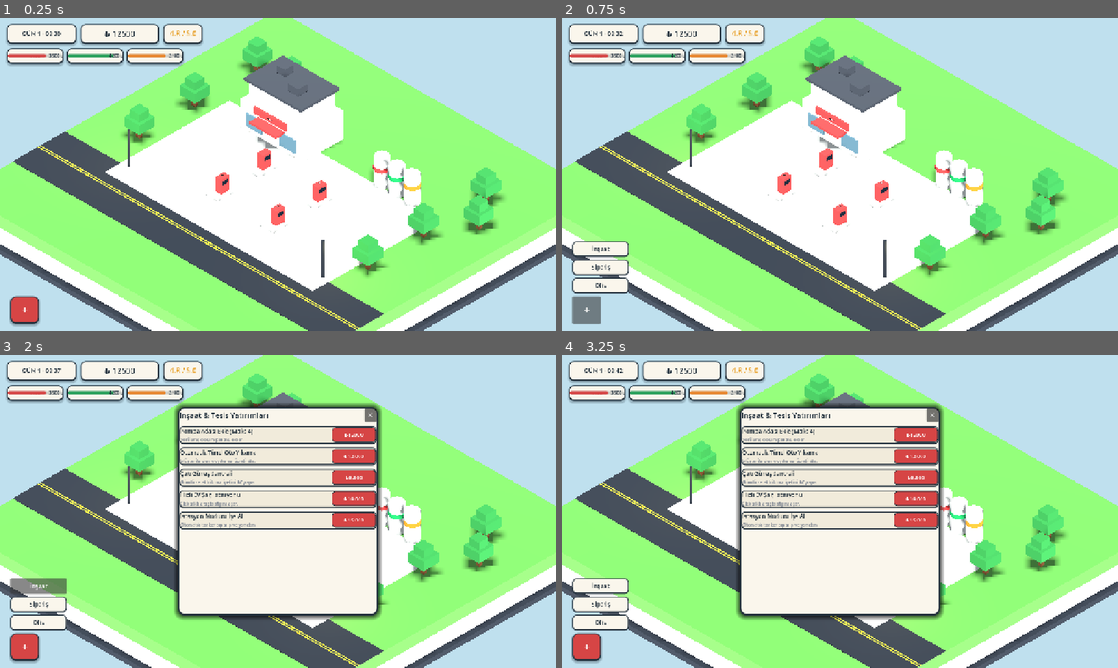
Above: before the commit, frames 1-4 (two rows, left to right).
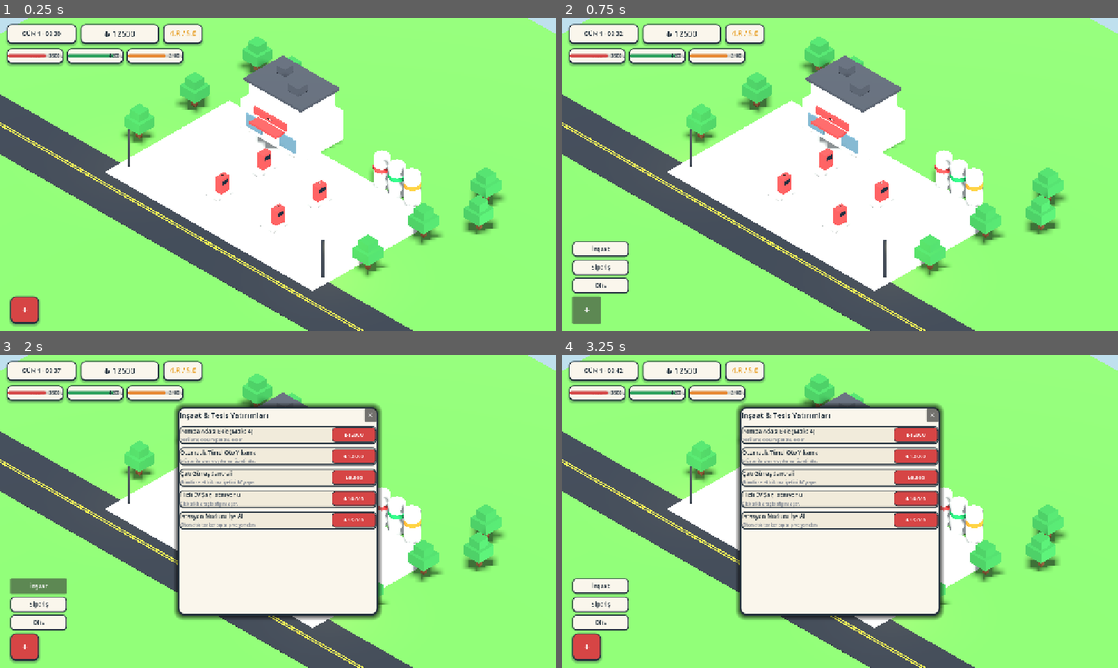
Above: after the commit, the same moments.

Repository: balax-studio/bakkal
Game: Godot game, scene res://scenes/Main.tscn
Same seed, same stepped clock (60 frames per second), same inputs: the game is played once before the commit and once after it.
Inputs:
- Up to frame 1 (0.25 s): no input
- Up to frame 2 (0.75 s): click "+" at 0.5 s
- Up to frame 3 (2 s): click "İnşaat" at 1.25 s
- Up to frame 4 (3.25 s): click "Sipariş" at 2 s; click "Ofis" at 2.75 s

The runs differ from the first frame. In frame 1, 30% of the frame differs, in the area x 0-100%, y 0-100%; in frame 2, 29%; in frame 3, 29%; in frame 4, 29%.

Commit message:
feat: unlock free camera pan/zoom and expand diorama island to 80x80 lush terrain with rocks, hills, and pine forests

Diff:
--- a/godot_station/scenes/Diorama.tscn
+++ b/godot_station/scenes/Diorama.tscn
@@ -13,32 +13,32 @@
 
 [node name="GrassBase" type="CSGBox3D" parent="."]
 transform = Transform3D(1, 0, 0, 0, 1, 0, 0, 0, 1, 0, -0.75, 0)
-size = Vector3(46, 1.5, 46)
+size = Vector3(80, 1.5, 80)
 material = ExtResource("1_grass")
 
 [node name="DirtBase" type="CSGBox3D" parent="."]
 transform = Transform3D(1, 0, 0, 0, 1, 0, 0, 0, 1, 0, -2.6, 0)
-size = Vector3(46, 2.2, 46)
+size = Vector3(80, 2.2, 80)
 material = ExtResource("4_conc")
 
 [node name="RimSlab" type="CSGBox3D" parent="."]
 transform = Transform3D(1, 0, 0, 0, 1, 0, 0, 0, 1, 0, -3.8, 0)
-size = Vector3(47.5, 0.6, 47.5)
+size = Vector3(82, 0.6, 82)
 material = ExtResource("2_asphalt")
 
 [node name="AsphaltRoad" type="CSGBox3D" parent="."]
 transform = Transform3D(1, 0, 0, 0, 1, 0, 0, 0, 1, 0, 0.03, 11.5)
-size = Vector3(46, 0.06, 7.5)
+size = Vector3(80, 0.06, 7.5)
 material = ExtResource("2_asphalt")
 
 [node name="YellowLine1" type="CSGBox3D" parent="AsphaltRoad"]
 transform = Transform3D(1, 0, 0, 0, 1, 0, 0, 0, 1, 0, 0.04, -0.15)
-size = Vector3(46, 0.02, 0.15)
+size = Vector3(80, 0.02, 0.15)
 material = ExtResource("3_yellow")
 
 [node name="YellowLine2" type="CSGBox3D" parent="AsphaltRoad"]
 transform = Transform3D(1, 0, 0, 0, 1, 0, 0, 0, 1, 0, 0.04, 0.15)
-size = Vector3(46, 0.02, 0.15)
+size = Vector3(80, 0.02, 0.15)
 material = ExtResource("3_yellow")
 
 [node name="ForecourtConcrete" type="CSGBox3D" parent="."]
Not shown, changed: web_3d_station/game.js
Not shown, changed: web_3d_station/index.html
